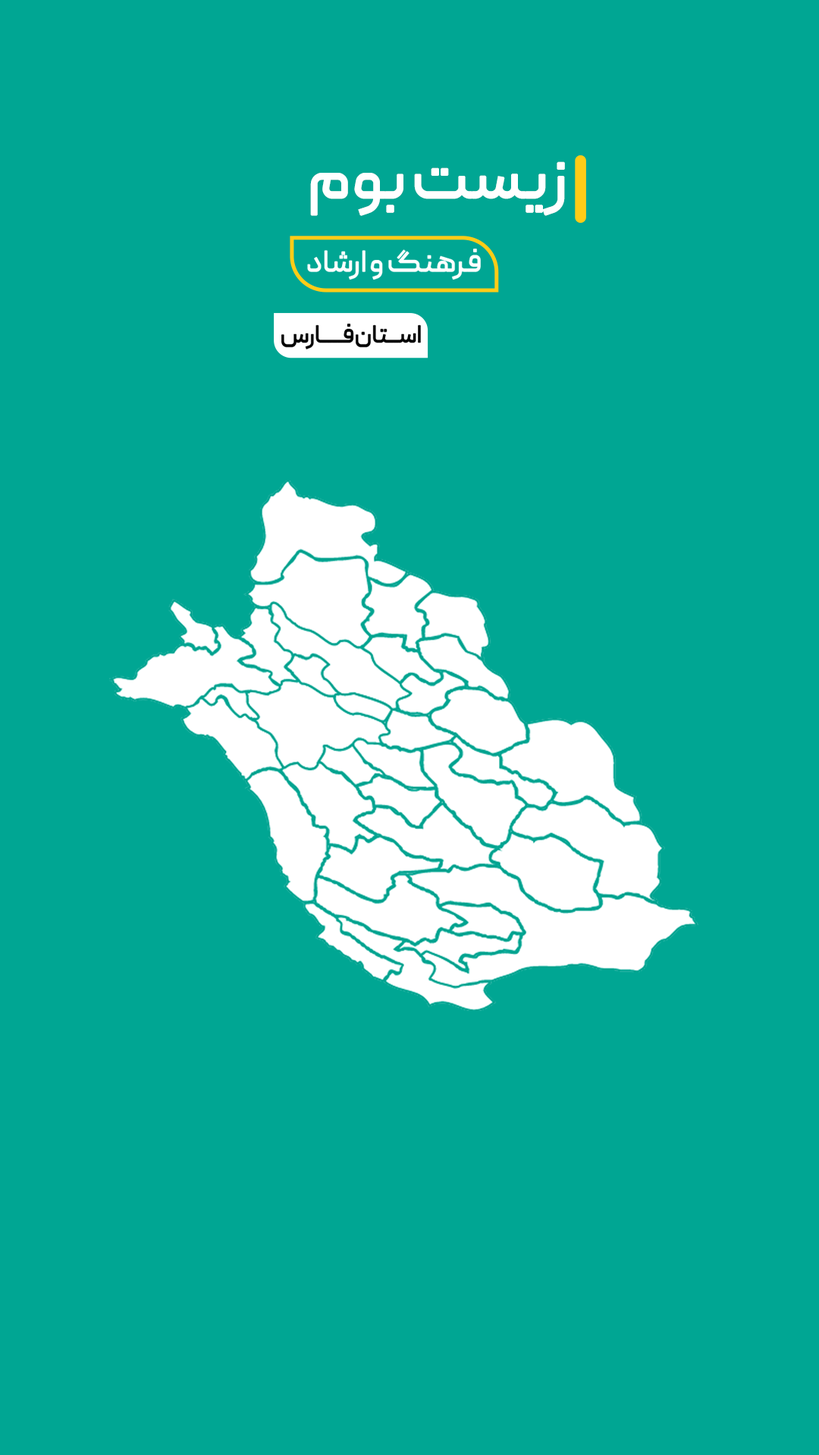
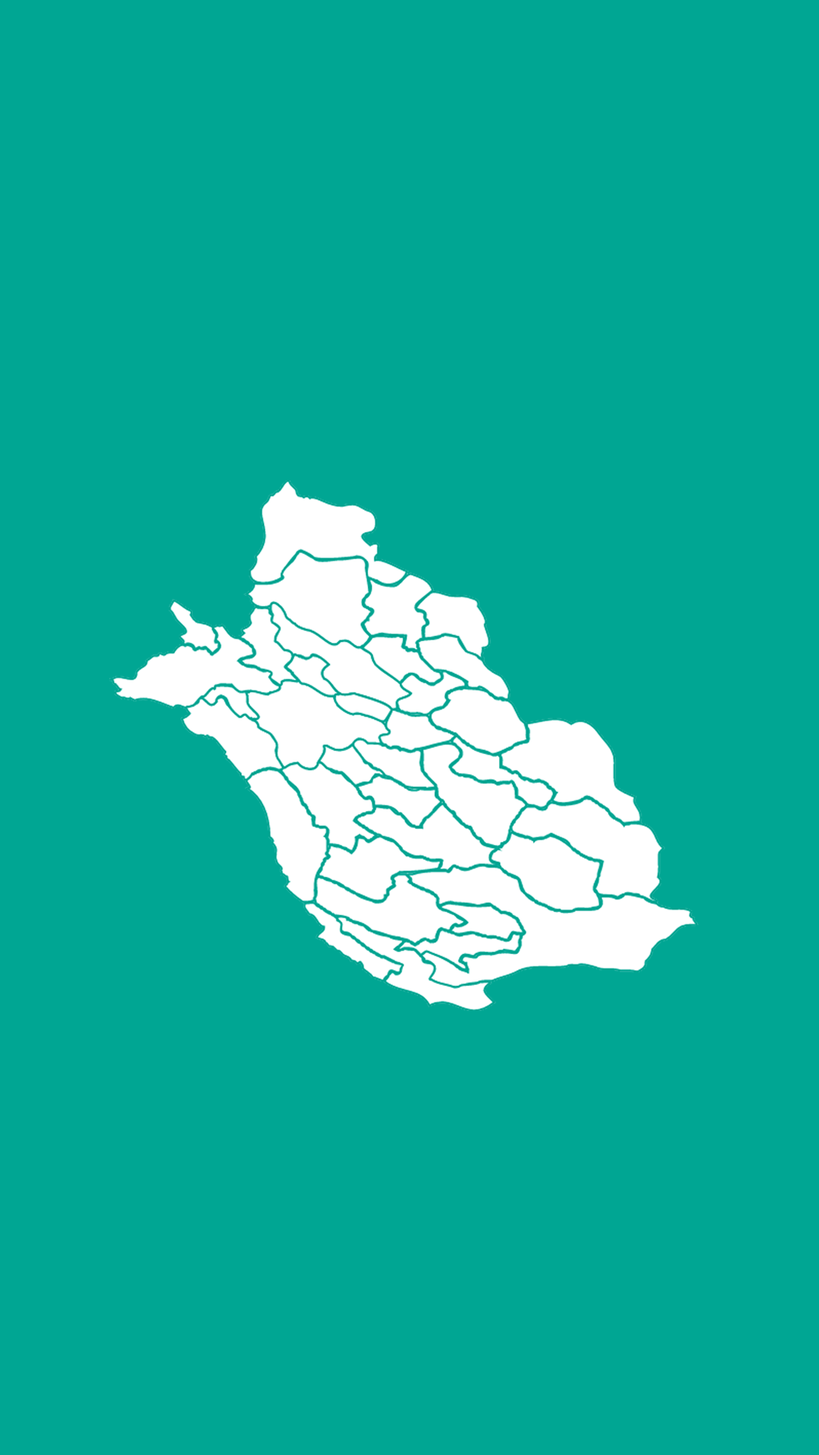
Comparing the layer stacks of the two 819×1455 images. Changes:
hid group "Group 1" (6 layers) over (273, 154, 586, 359)
hid "Layer 0" over (273, 154, 586, 359)
